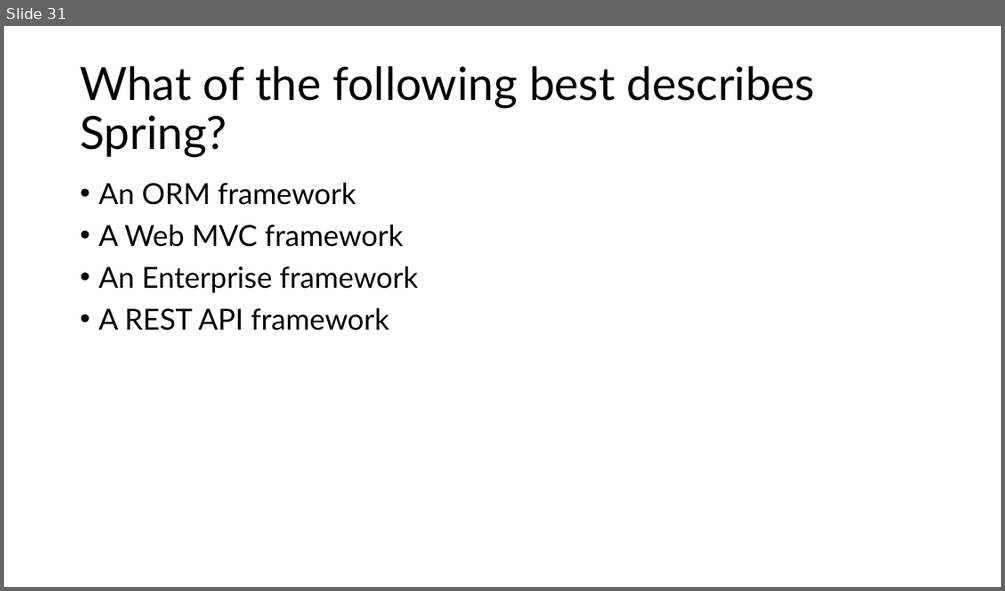
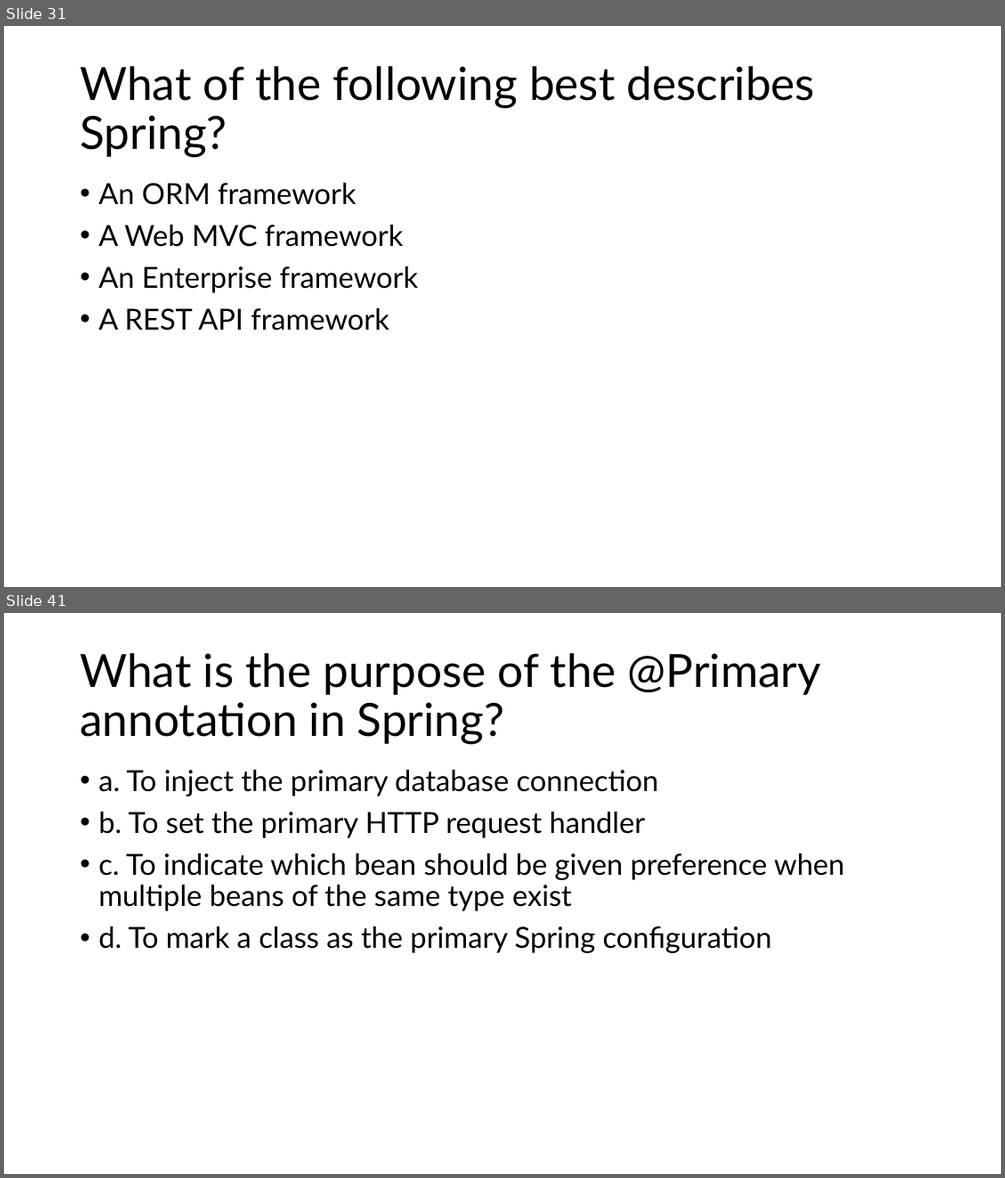
Before and after one commit to aniljos/FS-May-2024, a slide deck: Presentation/MCQ's.pptx. Shown one above the other, each under a label of ours: slide 31 before the commit, slides 31 and 41 after it; the slides between them are not shown. The pictures are 1005x591 and 1005x1178 pixels, drawn with LibreOffice and Linux fonts; fonts in the diff are those of the drawing. Boxes give left, top, right and bottom in pixels: in the first picture for what was removed or moved away, otherwise in the second. Text is boxed around its words. In the diff, an @@ line names an element or a change of style, - is before the commit and + after.

```diff
--- a/Presentation/MCQ's.pptx
+++ b/Presentation/MCQ's.pptx
@@ slide 41 added at <box>4,613,1001,1174</box>, background #FFFFFF @@
@@ title added at <box>80,653,821,745</box>, 44 pt, text #000000 @@
+What is the purpose of the @Primary annotation in Spring?
@@ text added at <box>98,770,844,953</box>, 28 pt, text #000000 @@
+• a. To inject the primary database connection
+• b. To set the primary HTTP request handler
+• c. To indicate which bean should be given preference when multiple beans of the same type exist
+• d. To mark a class as the primary Spring configuration
```
Also in this commit, not shown: 12 other slides added, 1 other file.
